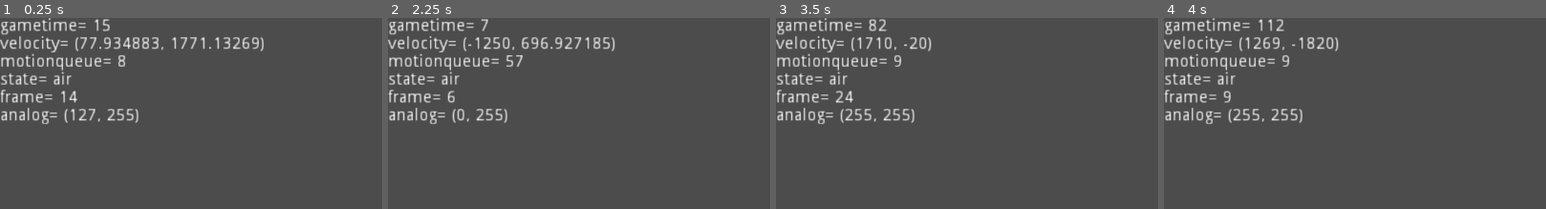
Above: before the commit, frames 1-4 (left to right).
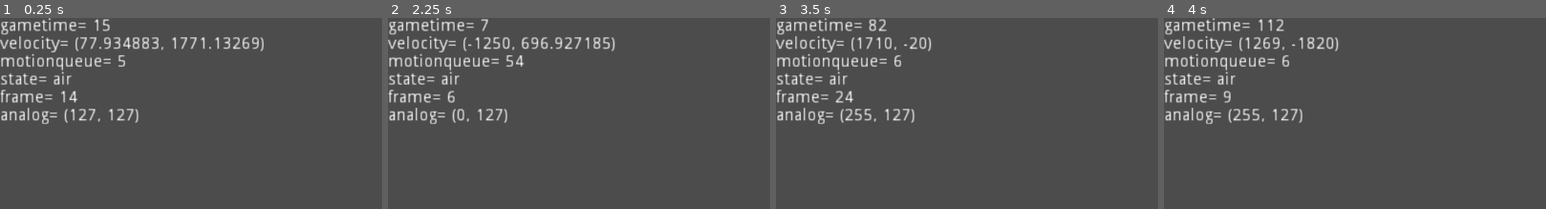
Above: after the commit, the same moments.

Repository: crescentsoru/black_light
Game: Godot game, scene res://Base/Stage/Stage.tscn
Same seed, same stepped clock (60 frames per second), same inputs: the game is played once before the commit and once after it.
Inputs:
- Up to frame 1 (0.25 s): no input
- Up to frame 2 (2.25 s): tap Enter (p1_pause) at 0.5, 2 s; hold Right (p1_right) 0.53-2.03 s; tap 1 (d_a) at 0.6 s; tap D (p1_jump) at 0.77, 1.52 s; tap Space at 1.25 s; tap 9 (d_play) at 1.35 s; hold Left (p1_left) from 2.03 s (still down); tap 8 (d_record) at 2.1 s
- Up to frame 3 (3.5 s): release Left (p1_left) at 2.78 s; hold Right (p1_right) from 2.78 s (still down); tap A (p1_attack) at 2.85 s; tap D (p1_jump) at 3.02 s
- Up to frame 4 (4 s): keep holding Right (p1_right); tap F (p1_dodge) at 3.6 s; tap D (p1_jump) at 3.77 s
The pictures show only the part of the screen within x 0-50%, y 0-50%; the shares and areas given below are measured in that part.

The runs differ from the first frame. In frame 1, 0.3% of the frame differs, in the area x 28-35%, y 19-54%; in frame 2, 0.3%, in the area x 23-36%, y 19-54%; in frame 3, 0.3%; in frame 4, 0.3%.

Commit message:
Functional ground movement!!
DASH, RUN, DASHEND, SKID and BREAK work as outlined in the discord change log

Diff:
--- a/Base/Player.gd
+++ b/Base/Player.gd
@@ -49,9 +49,11 @@
 const WALK = 'walk'
 const WALKBACK = 'walkback'
 const DASH = 'dash'
+const DASHEND = 'dashend'
 const RUN = 'run'
 const TURN = 'turn'
 const SKID = 'skid'
+const BRAKE = 'brake'
 const LAND = 'land'
 const JUMPSQUAT = 'jumpsquat'
 const SHORTHOP = 'shorthop'
@@ -81,7 +83,7 @@
 const HARDKNOCKDOWN = 'hardknockdown'
 const SPECIALFALL = 'specialfall'
 
-	#Attacks
+	#Base attacks
 const NAIR = 'nair'
 const FAIR = 'fair'
 const UAIR = 'uair'
@@ -93,6 +95,10 @@
 const UNOAIR = 'unoair' #down-backward aerial
 const ZAIR = 'zair'
 
+const JAB = 'jab'
+
+
+
 	#Movement vars
 
 
@@ -111,12 +117,13 @@
 var dashaccel = 10 #completely digital, also known as Base Acceleration
 var dashaccelanalog = 15 #analog accel, also known as Additional Acceleration
 var dashspeed = 1900
-var dashframes = 150
+var dashframes = 15
+var dashendframes = 11 #DASHEND duration
 var runjumpmod = 0.9 #A modifier on your momentum when you ground jump.
 var runjumpmax = 1800 #A maximum amount of momentum you can transfer from a dash/run into a jump.
 
 var runspeed = 2100
-var runaccel = 50 #applied after dash momentum
+var runaccel = 15 #applied after dash momentum
 
 
 var drift_accel = 350
@@ -144,8 +151,8 @@
 
 	#State definitions
 var rootedstates = [JUMPSQUAT,SHIELD,SHIELDBREAK] #Rooted state. Ground attacks should be this.
-var slidestates = [STAND,WALK,DASH,RUN,LAND,TURN,SKID] #Usually ground movement, will slide off when not grounded.
-var tractionstates = [STAND,LAND] #Only adds traction
+var slidestates = [STAND,WALK,DASH,RUN,LAND,TURN,SKID,DASHEND,BRAKE] #Usually ground movement, will slide off when not grounded.
+var tractionstates = [STAND,LAND,DASHEND] #Only adds traction
 var landingstates = [AIR] #States that will enter LAND when you land on the ground.
 
 
@@ -246,10 +253,8 @@
 	#same thing for y axis
 	if floatD > floatU:
 		analogY = 127 - 127*floatD
-	elif floatU > floatD:
+	elif floatU >= floatD:
 		analogY = 127 + 128*floatU
-	else: #if digital users input both up and down, go up
-		analogY = 255
 	#return finished calculations
 	return Vector2(round(analogX),round(analogY))
 func analogdeadzone(stick,zone): #applies a deadzone to a stick value
@@ -562,13 +567,11 @@
 
 
 func dash_state():
-#analog dashing in Melee is complex and actually leads to issues like inconsistent 1.0 cardinal sooo I'm not gonna recreate it
-
-#analog sets a maximum for the accel, if accel isn't happening then apply_traction()
 
 	if frame > dashframes:
-		if not (inputheld(left) or inputheld(right)): pass
-		state(RUN)
+		if not (inputheld(left) or inputheld(right)):
+			state(DASHEND)
+		else: state(RUN)
 
 	if frame <= dashframes:
 		if inputpressed(left) and direction == 1:
@@ -591,38 +594,89 @@
 				velocity.x = velocity_wmax(dashaccelanalog*action_analogconvert()/action_range + dashaccel,dashinitial+ (dashspeed-dashinitial)*action_analogconvert()/action_range,direction)
 			elif frame > 1: apply_traction()
 		elif frame > 1: apply_traction()
-#action_analogconvert()/action_range
-
-func run_state():
-
-	#momentum only applies if you're holding left/right
-	if (inputheld(left) and direction == -1) or (inputheld(right) and direction == 1):
-		if abs(velocity.x) < dashspeed: velocity.x = velocity_wmax(dashaccel,dashspeed,direction)
-		else: velocity.x = velocity_wmax(runaccel,runspeed,direction)
-	if inputheld(left) and direction == 1:
-		apply_traction() #for 1 frame, should make it feel a little better to use
-		flip()
-		state(SKID)
-	if inputheld(right) and direction == -1:
-		apply_traction() #for 1 frame, should make it feel a little better to use
-		flip()
-		state(SKID)
-	if not (inputheld(left) or inputheld(right)):
-		apply_traction()
-	if abs(velocity.x) < 100 and motionqueue[-1] == '5': #completely arbitrary numbers
+
+
+func dashend_state():
+	if inputheld(left):
+		if direction == 1:
+			direction = -1
+			velocity.x = velocity_wmax(dashinitial,abs(velocity.x), -1)
+			state(TURN)
+		else: state(RUN)
+	if inputheld(right):
+		if direction == -1:
+			direction = 1
+			velocity.x = velocity_wmax(dashinitial,abs(velocity.x), 1)
+			state(TURN)
+		else: state(RUN)
+	if frame == dashendframes:
 		state(STAND)
 	if inputpressed(jump): state(JUMPSQUAT)
+
+
+
+func run_state():
+	#momentum only applies if you're holding left/right
+	if direction == 1:
+		if inputheld(left):
+			flip()
+			state(SKID)
+		elif inputheld(right):
+			if abs(velocity.x) < dashspeed:
+				if abs(velocity.x) <= (dashinitial+(dashspeed-dashinitial)*action_analogconvert()/action_range):
+					velocity.x = velocity_wmax(dashaccelanalog*action_analogconvert()/action_range + dashaccel,dashinitial+ (dashspeed-dashinitial)*action_analogconvert()/action_range,direction)
+			else:
+				velocity.x = velocity_wmax(runaccel,runspeed,direction) #as you can see I didn't put much effort into run specific acceleration
+		else: #if nothing held
+			state(BRAKE)
+	if direction == -1:
+		if inputheld(right):
+			flip()
+			state(SKID)
+		elif inputheld(left):
+			if abs(velocity.x) < dashspeed:
+				if abs(velocity.x) <= (dashinitial+(dashspeed-dashinitial)*action_analogconvert()/action_range):
+					velocity.x = velocity_wmax(dashaccelanalog*action_analogconvert()/action_range + dashaccel,dashinitial+ (dashspeed-dashinitial)*action_analogconvert()/action_range,direction)
+			else:
+				velocity.x = velocity_wmax(runaccel,runspeed,direction)
+		else:
+			state(BRAKE)
+
+
+
+	if inputpressed(jump): state(JUMPSQUAT)
+
+
+
+
+
+
 
 func skid_state():
 	if frame >= 1 and inputpressed(jump): state(JUMPSQUAT) #makes RAR momentum consistent
 	if frame >=2: apply_traction()
-	if (abs(velocity.x) < 100 and frame == 20) or frame == 30:
+	if frame == 20:
 			state(STAND)
 
-
-
-
-
+func brake_state():
+	if frame >=2: apply_traction()
+	if frame == 20:
+			state(STAND)
+	if inputpressed(left):
+		if direction == -1:
+			velocity.x = velocity_wmax(dashinitial,dashspeed, direction) #get a dashinitial boost when reentering RUN. Oughta be fun
+			state(RUN)
+		else:
+			direction = 1
+			state(SKID,frame) #frame thing is so that SKID endlag doesn't reset
+	if inputpressed(right):
+		if direction == 1:
+			velocity.x = velocity_wmax(dashinitial,dashspeed, direction)
+			state(RUN)
+		else:
+			direction = -1
+			state(SKID,frame)
+	if inputpressed(jump): state(JUMPSQUAT)
 
 
 func turn_state():
@@ -676,7 +730,9 @@
 	if state_check(WALK): walk_state()
 	if state_check(RUN): run_state()
 	if state_check(DASH): dash_state()
+	if state_check(DASHEND): dashend_state()
 	if state_check(SKID): skid_state()
+	if state_check(BRAKE): brake_state()
 	if state_check(TURN): turn_state()
 	if state_check(JUMPSQUAT): jumpsquat_state()
 	if state_check(AIR): air_state()
Not shown, changed: Replays/testreplay0.blre
